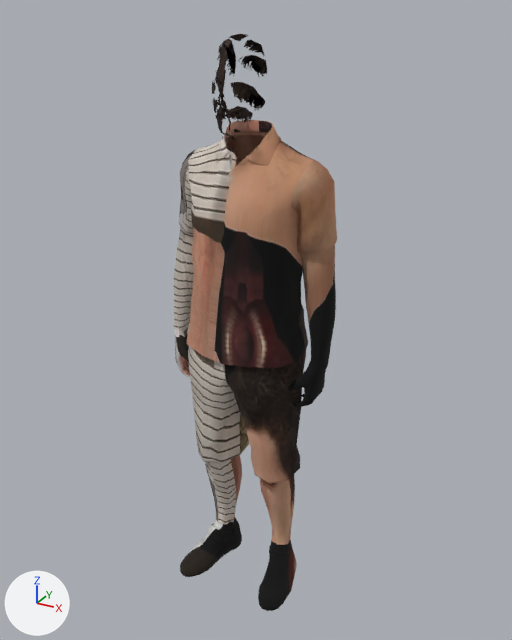
The glTF model public/models/people/m01.glb, before and after one commit.
The view is the same before and after, from a 50 mm lens placed at (1.01, -1.769, 0.872), pointed at (0.017, 0.036, -0.031). The lights are fixed; the arrows at lower left show +X, +Y and +Z. The first picture is the older version. Objects named as collision shapes, trigger or cutter boxes, shadow casters or lower levels of detail are left out. Vertices at exactly the same position are counted once.

The scene before the commit, as lines of its bpy script (objects in view):
```python
me_lod0 = bpy.data.meshes.new('lod0')
me_lod0.from_pydata(...)  # 2212 vertices, 4268 faces; spans x -0.28..0.28, y -0.17..0.17, z -1.0..0.82
me_lod0.materials.append(mat_body)
ob_lod0 = bpy.data.objects.new('lod0', me_lod0)
ob_lod0.location = (0.0, 0.0, 0.0)
```
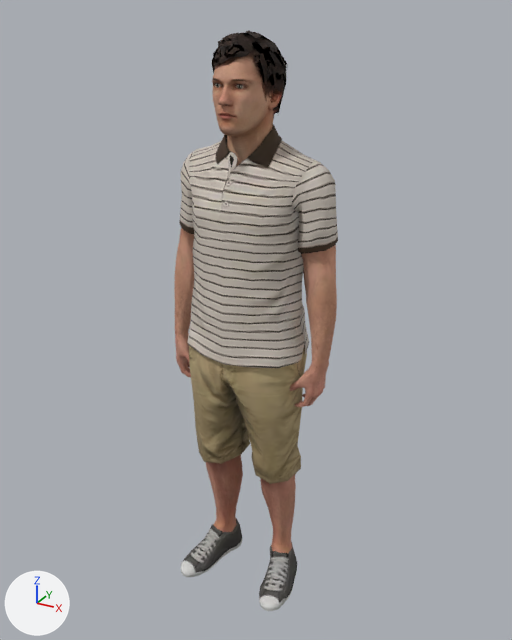
What differs and where, as boxes (x1, y1, x2, y2) in the pictures (512 x 640 px):
```json
{"object": "lod0", "change": "reshaped", "before": [174, 34, 337, 611], "after": [174, 30, 338, 611]}
{"part": 1, "of": "me_lod0", "change": "built on", "before": [174, 34, 336, 495], "after": [174, 32, 337, 495]}
{"part": 2, "of": "me_lod0", "change": "built on", "before": [180, 507, 297, 607], "after": [181, 512, 297, 607]}
{"part": 3, "of": "me_lod0", "change": "surface changed", "before": [175, 35, 337, 611], "after": [175, 35, 337, 611]}
```

Scene script edits in JSON lines:
```json
{"block": "me_lod0", "where": "# used by ob_lod0; location = (0.0, 0.0, 0.0)"}
{"op": "remove", "block": "me_lod0", "code": "me_lod0.from_pydata(...)  # 2212 vertices, 4268 faces; spans x -0.28..0.28, y -0.17..0.17, z -1.0..0.82"}
{"op": "add", "block": "me_lod0", "code": "me_lod0.from_pydata(...)  # 3636 vertices, 7190 faces; spans x -0.28..0.28, y -0.17..0.17, z -1.0..0.82"}
{"block": "me_lod0", "change": "me_lod0 part 1: 124 vertices moved from x -0.26..0.26, y -0.12..0.1, z -0.53..0.73 to x -0.26..0.27, y -0.12..0.1, z -0.53..0.73; 273 vertices removed from x -0.28..0.27, y -0.13..0.13, z -0.57..0.81; 1631 vertices added at x -0.28..0.28, y -0.14..0.13, z -0.57..0.81"}
{"block": "me_lod0", "change": "me_lod0 part 2: 1 vertex moved within x 0.11, y 0.0, z -0.89; 45 vertices removed from x -0.21..0.2, y -0.17..0.11, z -1.0..-0.82; 111 vertices added at x -0.2..0.21, y -0.17..0.11, z -1.0..-0.82"}
{"block": "me_lod0", "change": "me_lod0 part 3: 1522 kept faces spanning x -0.27..0.28, y -0.17..0.17, z -1.0..0.82 get new texture (UV) coordinates"}
```
